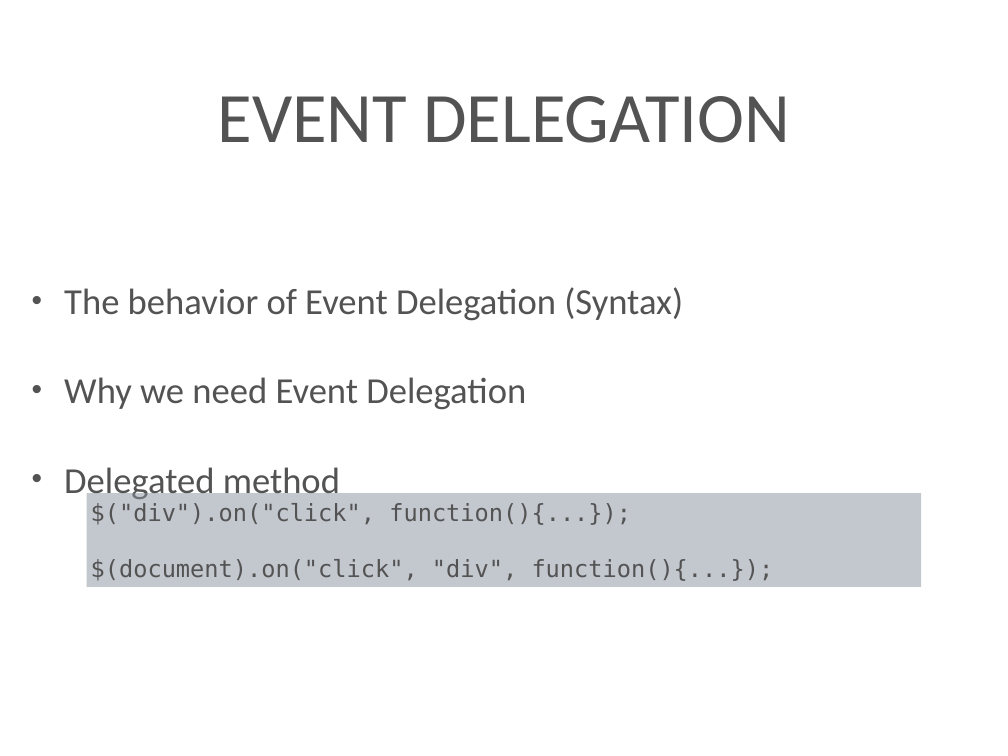
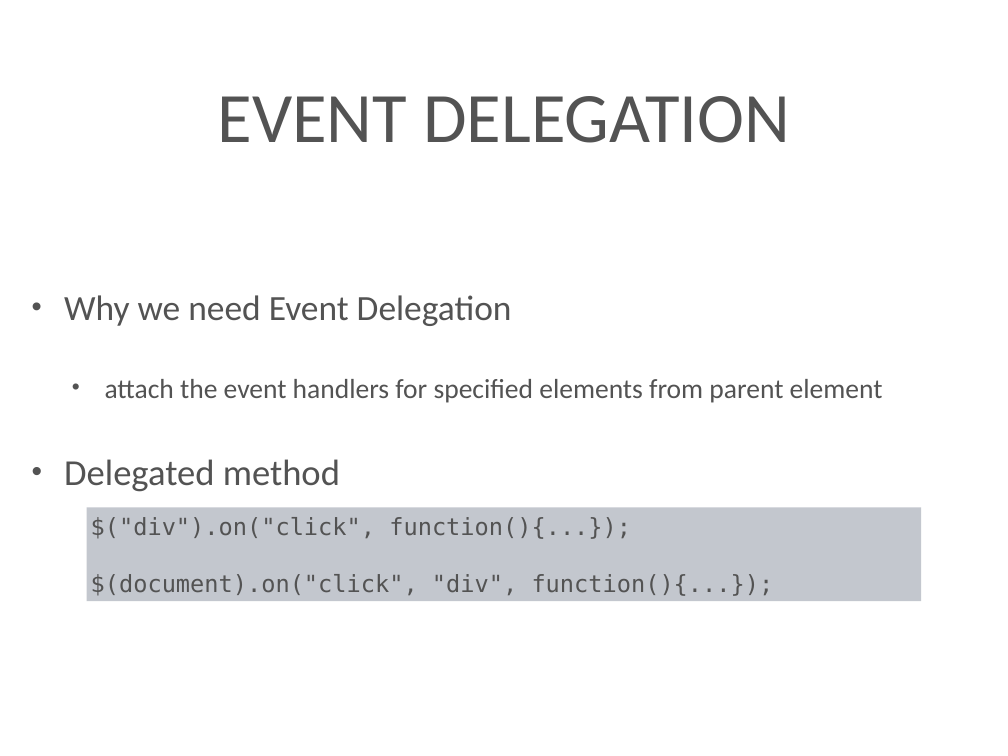
Before and after one commit to kenton-steiner18/Techtasks, a slide deck: slide 35 of presentation/jQuery.pptx. Drawn at 1008x756 pixels with LibreOffice and Linux fonts; fonts in the diff are those of the drawing; background and template pictures are left out. Boxes give left, top, right and bottom in pixels: in the first picture for what was removed or moved away, otherwise in the second. Text is boxed around its words. In the diff, an @@ line names an element or a change of style, - is before the commit and + after.

```diff
--- a/presentation/jQuery.pptx
+++ b/presentation/jQuery.pptx
@@ text at box(64, 287, 683, 321): paragraph removed @@
-• The behavior of Event Delegation (Syntax)
@@ text at box(64, 295, 512, 326): size 37.2 to 36 pt in "Why we need Event Delegation" @@
@@ text at box(105, 379, 883, 403): paragraph added @@
+  • attach the event handlers for specified elements from parent element
@@ rectangle "$("div").on("click", function(){...});": place and size @@
-rectangle "$("div").on("click", function(){...});" at box(86, 493, 921, 587)
+rectangle "$("div").on("click", function(){...});" at box(86, 508, 921, 601)
```
Also in this commit, not shown: 3 other slides changed.
